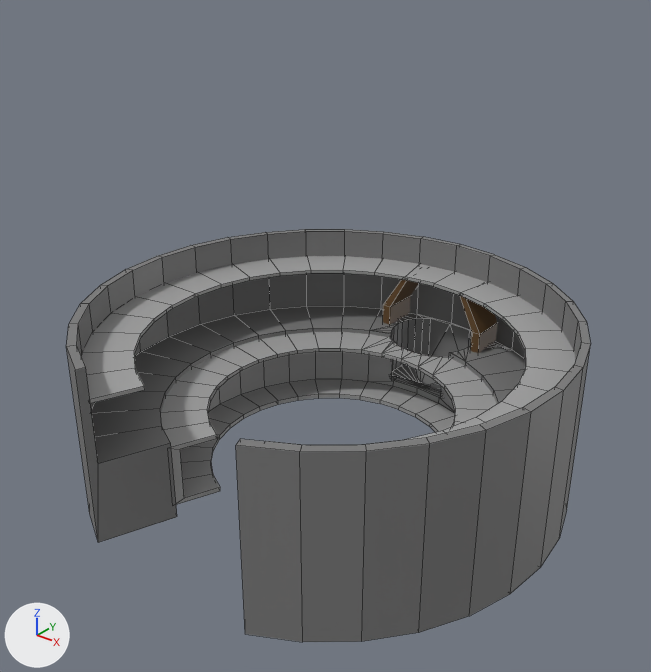
The FBX model Assets/Models/RoomBlockout.fbx, before and after one commit.
Camera for both pictures: a camera (50 mm lens) standing at (6.92, -8.31, 7.56) and looking at (0.09, 0.24, 2.26). The axes (+X, +Y, +Z) are drawn at lower left. The lights are the same throughout. Mesh edges are drawn as thin lines. Where no turn or scale is listed for an object, it has been applied to the vertices.

The older version as bpy lines, for what is in view:
```python
me_cylinder_003 = bpy.data.meshes.new('Cylinder.003')
me_cylinder_003.from_pydata(...)  # 615 vertices, 641 faces; spans x -3.43..3.43, y -2.77..3.83, z -0.03..2.52
# faces by material slot: [238, 391, 12]
me_cylinder_003.materials.append(mat_basemat)  # its picture is missing
me_cylinder_003.materials.append(mat_basemat2)  # grey #a1a1a1
me_cylinder_003.materials.append(mat_wood)  # brown #634726
ob_cylinder_003 = bpy.data.objects.new('Cylinder.003', me_cylinder_003)
ob_cylinder_003.location = (0.0, 0.0, 0.0)
```
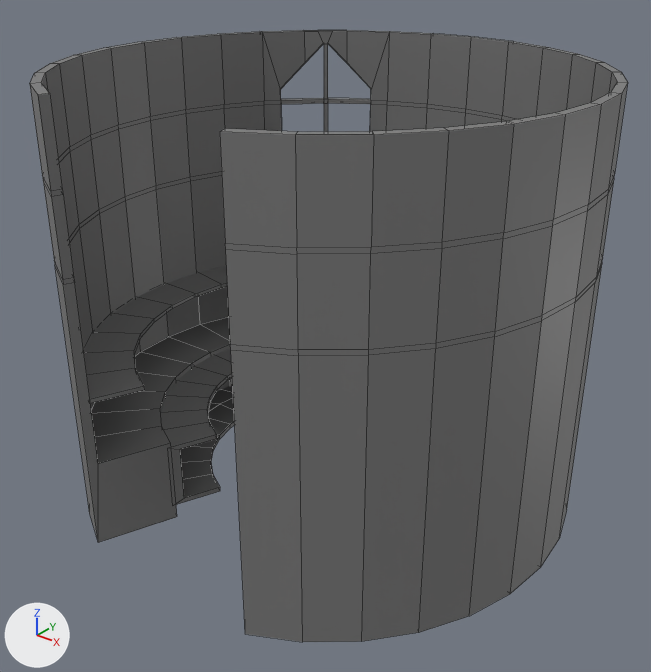
Commit message: Updated RoomBlockout

Where the newer file only moved an object's origin or applied its transform, the numbers keep the older frame.

Edits to the scene script, one JSON object a line:
```json
{"block": "me_cylinder_003", "where": "# used by ob_cylinder_003; location = (0.0, 0.0, 0.0)"}
{"op": "remove", "block": "me_cylinder_003", "code": "me_cylinder_003.from_pydata(...)  # 615 vertices, 641 faces; spans x -3.43..3.43, y -2.77..3.83, z -0.03..2.52"}
{"op": "add", "block": "me_cylinder_003", "code": "me_cylinder_003.from_pydata(...)  # 1011 vertices, 1049 faces; spans x -3.43..3.43, y -2.77..3.83, z -0.03..5.74"}
{"block": "me_cylinder_003", "change": "me_cylinder_003 part 1: 48 vertices moved from x -3.43..3.43, y -2.45..3.83, z 2.52 to x -3.43..3.43, y -2.45..3.83, z 2.91..3.62; 10 vertices removed from x -2.85..1.31, y -2.76..3.66, z 2.52; 286 vertices added at x -3.43..3.43, y -2.77..3.83, z 2.91..5.74"}
{"block": "me_cylinder_003", "change": "me_cylinder_003 part 2: 32 vertices moved from x -2.45..2.45, y 0.0..2.75, z 0.16..1.08 to x -2.64..2.64, y 0.0..2.95, z 0.16..1.08; 20 vertices removed from x -0.68..0.68, y 2.76..3.68, z 1.15; 140 vertices added at x -3.14..3.14, y -0.39..3.68, z 0.12..1.15"}
{"block": "me_cylinder_003", "change": "me_cylinder_003 part 3: 379 faces spanning x -3.34..3.34, y -2.65..3.79, z 0.16..2.08 switch from mat_basemat2 (grey #a1a1a1) to mat_basemat (its picture is missing)"}
{"block": "me_cylinder_003", "change": "me_cylinder_003 part 4: 12 faces spanning x -0.91..0.91, y 3.03..3.7, z 1.11..2.05 switch from mat_wood (brown #634726) to mat_basemat (its picture is missing)"}
```

Pixel boxes (x1, y1, x2, y2) of what changed, in the pictures (651 x 672 px):
```json
{"object": "Cylinder.003", "change": "reshaped", "before": [66, 229, 590, 642], "after": [30, 30, 628, 642], "on screen": "14% wider, 48% taller"}
{"part": 1, "of": "me_cylinder_003", "change": "built on", "before": [66, 229, 590, 460], "after": [30, 30, 628, 460]}
{"part": 2, "of": "me_cylinder_003", "change": "built on", "before": [177, 309, 512, 427], "after": [177, 344, 233, 412]}
{"part": 3, "of": "me_cylinder_003", "change": "recoloured", "before": [82, 256, 575, 505], "after": [84, 266, 235, 505]}
{"part": 4, "of": "me_cylinder_003", "change": "recoloured", "before": [383, 279, 497, 353]}
```
